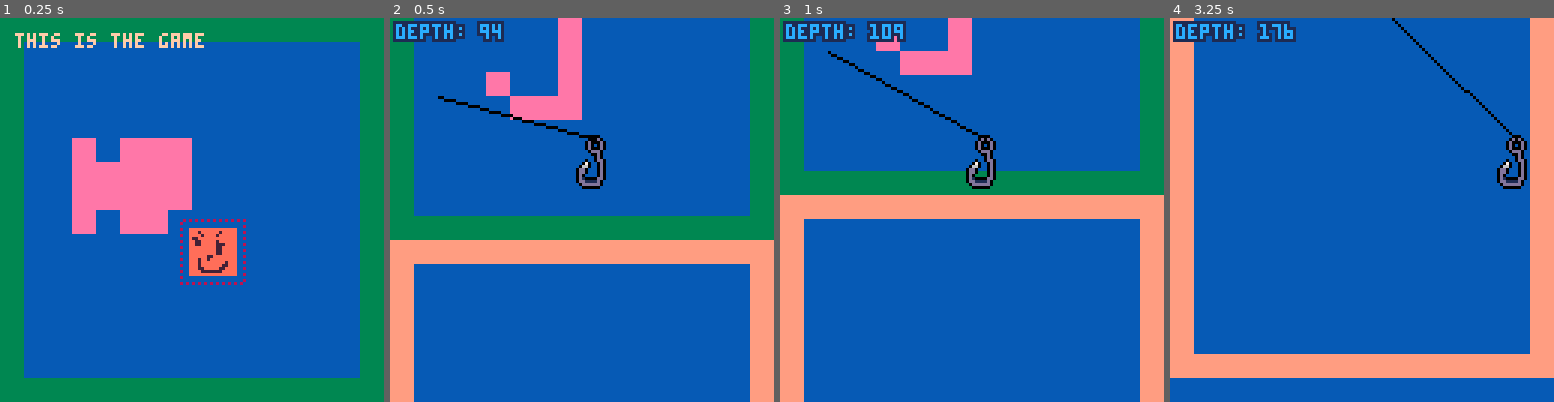
Above: before the commit, frames 1-4 (left to right).
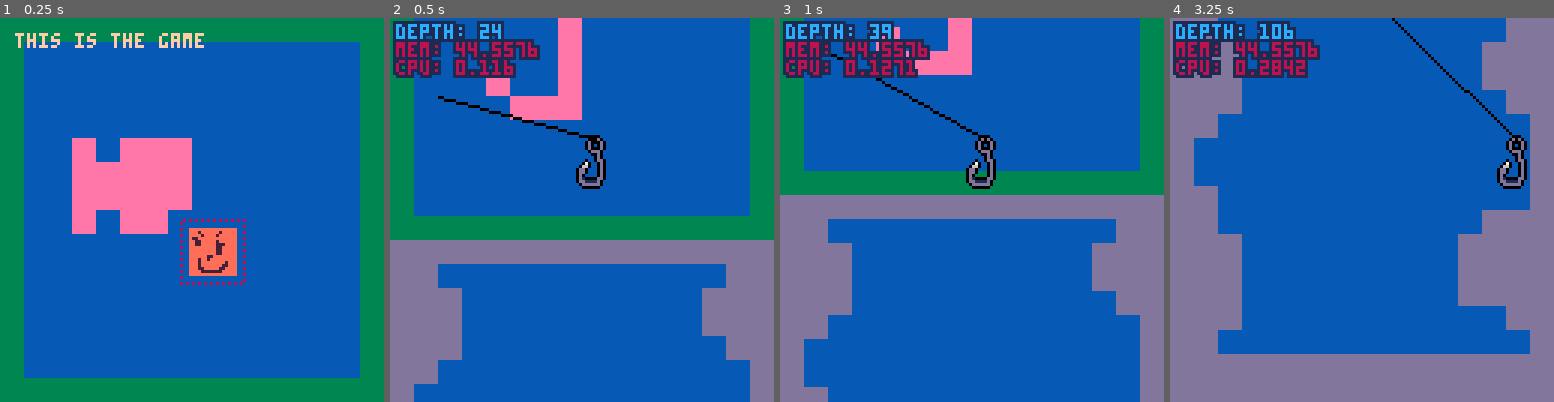
Above: after the commit, the same moments.

Repository: alexhlocke/AlexKotaFirstCart
Game: PICO-8 cartridge minigame.p8
Two runs of this game, one before a commit and one after it. Both use one fixed random seed, a clock stepped at 60 frames per second and the inputs below.
Inputs:
- Up to frame 1 (0.25 s): no input
- Up to frame 2 (0.5 s): tap X (X key) at 0.33 s
- Up to frame 3 (1 s): tap O (Z key) at 0.7 s
- Up to frame 4 (3.25 s): tap X (X key) at 1.07, 1.85, 2.97 s; hold Right 1.6-2.1 s; tap O (Z key) every 0.4 s from 1.7 to 2.9 s; hold Up 2.15-2.42 s; hold Right 2.47-3.03 s; hold Left from 3.08 s (still down)

Frame 1 is identical in both runs. In frame 2, 19% of the frame differs, in the area x 0-100%, y 2-100%; in frame 3, 21%; in frame 4, 39%, in the area x 0-100%, y 0-100%.

Commit message:
Minigame is starting to work

Diff:
--- a/alex_fishart.p8
+++ b/alex_fishart.p8
@@ -89,9 +89,9 @@
 
 
 bgx=0
-bgx2=0
-bgx3=0
-bgx4=0
+bgx2=-30
+bgx3=-20
+bgx4=-90
 function draw_clouds()
  --draw static bg
  fillp(▒)
@@ -104,27 +104,29 @@
  if(bgx<-128)bgx=0
  bgx2-=.4
  if(bgx2<-128)bgx2=0
- bgx3-=.8
- if(bgx3<-256)bgx3=0
- bgx4-=.4
- if(bgx4<-256)bgx4=0
-
--- --bg clouds
--- --bottom clouds
--- map(0,16,bgx3,-10,32,6)
--- map(0,16,bgx3+256,-10,32,6)
--- --top clouds
--- map(0,22,bgx4,68,32,10)
--- map(0,22,bgx4+256,68,32,10)
-
--- --bottom clouds
--- map(0,16,bgx,0,32,6)
--- map(0,16,bgx+256,0,32,6)
--- --top clouds
--- map(0,22,bgx2,48,32,10)
--- map(0,22,bgx2+256,48,32,10)
-
+ bgx3-=.3
+ if(bgx3<-128)bgx3=0
+ bgx4-=.2
+ if(bgx4<-128)bgx4=0
+
+ --bg clouds
  --single map clouds
+
+ --dark bg
+ local c=14
+ pal({[0]=c,c,c,c,c,c,c,c,c,c,c,c,c,c,14,14},0)
+ --palt(14,1)
+ --top
+ map(0,32,bgx3,-10,16,6)
+ map(0,32,bgx3+128,-10,32,6)
+ --bottom
+ map(0,38,bgx4,78,16,10)
+ map(0,38,bgx4+128,78,32,10)
+ --reset pal
+ palt(14,0)
+ pal(0)
+
+ --main
  --top
  map(0,32,bgx,0,16,6)
  map(0,32,bgx+128,0,32,6)
--- a/minigame.p8
+++ b/minigame.p8
@@ -127,14 +127,6 @@
 
  --draw player
  draw_player()
-
- --==fishing==--
- if player.state=="fishing" then
-  --draw hook
-  draw_hook()
-
-  --draw fish
- end
 
  if do_minigame then
   draw_minigame()
@@ -279,9 +271,33 @@
 end
 
 
+fishing_bgy=128
+fishing_bgy2=256
 function draw_minigame()
+ --draw water bg
+ if(cam.y>128)then
+  --cam dif
+  cd1=cam.y-fishing_bgy
+  cd2=cam.y-fishing_bgy2
+  if(cd1>=128)then
+   fishing_bgy+=2*cd1
+  end
+  if(cd2>=128)then
+   fishing_bgy2+=2*cd2
+  end
+
+  --bg map tiles
+	 map(48,16,384,fishing_bgy,16,16)
+	 map(64,16,384,fishing_bgy2,16,16)
+ end
+
+ --hook
+ draw_hook()
+
  --print ui
- bprint("depth: "..hook.y,cam.x+2,cam.y+2,3,1)
+ bprint("depth: "..hook.y-70,cam.x+2,cam.y+2,3,1)
+ bprint("mem: "..stat(0),cam.x+2,cam.y+8,8,1)
+ bprint("cpu: "..stat(1),cam.x+2,cam.y+14,8,1)
 end
 -->8
 --player / cam
@@ -559,21 +705,21 @@
 0400000000000000000000000000000404000000000000000000000000000000040000000000000000000000000000040400000000000000000000000000000407000000000000000000000000000007060000000000000000000000000000060600000000000000000000000000000606000000000000000000000000000006
 0400000000000000000000000000000404000000000000000000000000000004000000000000000000000000000000040400000000000000000000000000000407000000000000000000000000000007060000000000000000000000000000060600000000000000000000000000000606000000000000000000000000000006
 0404040404040404040404040404040404040404040404040404040404040404040404040404040404040404040404040404040404040404040404040404040407070707070707070707070707070707060606060606060606060606060606060606060606060606060606060606060606060606060606060606060606060606
-0202020202020202020202020202020202020202020202020202020202020202020202020202020202020202020202020505050505050505050505050505050505050505050505050505050505050505080808080808080808080808080808080808080808080808080808080808080808080808080808080808080808080808
-0200000000000000000000000000000202000000000000000000000000000002020000000000000000000000000000020500000000000000000000000000000505000000000000000000000000000005080000000000000000000000000000080800000000000000000000000000000808000000000000000000000000000008
-0200000000000000000000000000000202000000000000000000000000000002020000000000000000000000000000020500000000000000000000000000000505000000000000000000000000000005080000000000000000000000000000080800000000000000000000000000000808000000000000000000000000000008
-0200000000000000000000000000000202000000000000000000000000000002020000000000000000000000000000020500000000000000000000000000000505000000000000000000000000000005080000000000000000000000000000080800000000000000000000000000000808000000000000000000000000000008
-0200000000000000000000000000000202000000000000000000000000000002020000000000000000000000000000020500000000000000000000000000000505000000000000000000000000000005080000000000000000000000000000080800000000000000000000000000000808000000000000000000000000000008
-0200000000000000000000000000000202000000000000000000000000000002020000000000000000000000000000020500000000000000000000000000000505000000000000000000000000000005080000000000000000000000000000080800000000000000000000000000000808000000000000000000000000000008
-0200000000000000000000000000000202000000000000000000000000000002020000000000000000000000000000020500000000000000000000000000000505000000000000000000000000000005080000000000000000000000000000080800000000000000000000000000000808000000000000000000000000000008
-0200000000000000000000000000000202000000000000000000000000000002020000000000000000000000000000020500000000000000000000000000000505000000000000000000000000000005080000000000000000000000000000080800000000000000000000000000000808000000000000000000000000000008
-0200000000000000000000000000000202000000000000000000000000000002020000000000000000000000000000020500000000000000000000000000000505000000000000000000000000000005080000000000000000000000000000080800000000000000000000000000000808000000000000000000000000000008
-0200000000000000000000000000000202000000000000000000000000000002020000000000000000000000000000020500000000000000000000000000000505000000000000000000000000000005080000000000000000000000000000080800000000000000000000000000000808000000000000000000000000000008
-0200000000000000000000000000000202000000000000000000000000000002020000000000000000000000000000020500000000000000000000000000000505000000000000000000000000000005080000000000000000000000000000080800000000000000000000000000000808000000000000000000000000000008
-0200000000000000000000000000000202000000000000000000000000000002020000000000000000000000000000020500000000000000000000000000000505000000000000000000000000000005080000000000000000000000000000080800000000000000000000000000000808000000000000000000000000000008
-0200000000000000000000000000000202000000000000000000000000000002020000000000000000000000000000020500000000000000000000000000000505000000000000000000000000000005080000000000000000000000000000080800000000000000000000000000000808000000000000000000000000000008
-0200000000000000000000000000000202000000000000000000000000000002020000000000000000000000000000020500000000000000000000000000000505000000000000000000000000000005080000000000000000000000000000080800000000000000000000000000000808000000000000000000000000000008
-0200000000000000000000000000000202000000000000000000000000000002020000000000000000000000000000020500000000000000000000000000000505000000000000000000000000000005080000000000000000000000000000080800000000000000000000000000000808000000000000000000000000000008
-0202020202020202020202020202020202020202020202020202020202020202020202020202020202020202020202020505050505050505050505050505050505050505050505050505050505050505080808080808080808080808080808080808080808080808080808080808080808080808080808080808080808080808
-
-
+0202050505050505050505050505050505050505050505050505050505050505050505050505050505050505050505050606060606060606060606060606060606060606060606060606060606060606080808080808080808080808080808080808080808080808080808080808080808080808080808080808080808080808
+0200000000000000000000000000000505000000000000000000000000000005050000000000000000000000000000050606020202020202020202020202060606060202020202020202020202020206080000000000000000000000000000080800000000000000000000000000000808000000000000000000000000000008
+0200000000000000000000000000000505000000000000000000000000000005050000000000000000000000000000050606060202020202020202020206060606060602020202020202020202020606080000000000000000000000000000080800000000000000000000000000000808000000000000000000000000000008
+0200000000000000000000000000000505000000000000000000000000000005050000000000000000000000000000050606060202020202020202020206060606060202020202020202020202060606080000000000000000000000000000080800000000000000000000000000000808000000000000000000000000000008
+0200000000000000000000000000000505000000000000000000000000000005050000000000000000000000000000050606060202020202020202020202060606060202020202020202020202060606080000000000000000000000000000080800000000000000000000000000000808000000000000000000000000000008
+0200000000000000000000000000000505000000000000000000000000000005050000000000000000000000000000050606020202020202020202020202020606060202020202020202020202060606080000000000000000000000000000080800000000000000000000000000000808000000000000000000000000000008
+0200000000000000000000000000000505000000000000000000000000000005050000000000000000000000000000050602020202020202020202020202020606060602020202020202020202060606080000000000000000000000000000080800000000000000000000000000000808000000000000000000000000000008
+0200000000000000000000000000000505000000000000000000000000000005050000000000000000000000000000050602020202020202020202020202020606060602020202020202020202020606080000000000000000000000000000080800000000000000000000000000000808000000000000000000000000000008
+0200000000000000000000000000000505000000000000000000000000000005050000000000000000000000000000050606020202020202020202020202020606060602020202020202020202020206080000000000000000000000000000080800000000000000000000000000000808000000000000000000000000000008
+0200000000000000000000000000000505000000000000000000000000000005050000000000000000000000000000050606020202020202020202020206060606060602020202020202020202020206080000000000000000000000000000080800000000000000000000000000000808000000000000000000000000000008
+0200000000000000000000000000000505000000000000000000000000000005050000000000000000000000000000050606060202020202020202020606060606060602020202020202020202020206080000000000000000000000000000080800000000000000000000000000000808000000000000000000000000000008
+0200000000000000000000000000000505000000000000000000000000000005050000000000000000000000000000050606060202020202020202020606060606060602020202020202020202060606080000000000000000000000000000080800000000000000000000000000000808000000000000000000000000000008
+0200000000000000000000000000000505000000000000000000000000000005050000000000000000000000000000050606060202020202020202020606060606060602020202020202020202060606080000000000000000000000000000080800000000000000000000000000000808000000000000000000000000000008
+0200000000000000000000000000000505000000000000000000000000000005050000000000000000000000000000050606060202020202020202020202060606060202020202020202020202020606080000000000000000000000000000080800000000000000000000000000000808000000000000000000000000000008
+0200000000000000000000000000000505000000000000000000000000000005050000000000000000000000000000050606020202020202020202020202020606060202020202020202020202020606080000000000000000000000000000080800000000000000000000000000000808000000000000000000000000000008
+0202050505050505050505050505050505050505050505050505050505050505050505050505050505050505050505050606060606060606060606060606060606060606060606060606060606060606080808080808080808080808080808080808080808080808080808080808080808080808080808080808080808080808
+
+
Not shown, changed: 130 lines of the sprite sheet (__gfx__) section of minigame.p8
Not shown, changed: the thumbnail (__label__) section of minigame.p8
